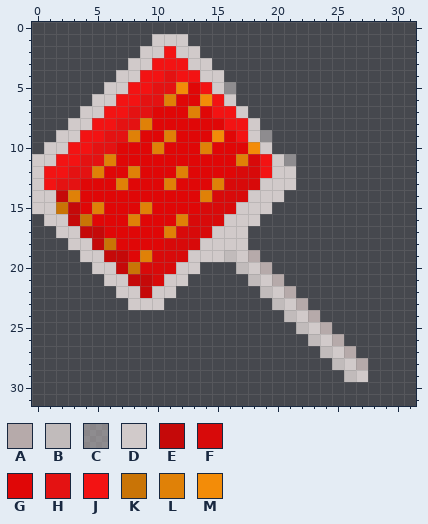
One commit to this pixel-art sprite: Resources/Textures/_Goobstation/Objects/Consumable/Food/lollypop.rsi/lollypop-wrapped.png. Above is the file before it was changed.
The file is 32x32 pixels. Colours within 5 levels of each other are drawn and written as one.
Palette (. is transparent): A #b6aaaa  B #c1bbbb  C #d1caca85  D #d1caca  E #c50909  F #d80a0a  G #e00707  H #e41212  J #f31313  K #c97406  L #e08107  M #f38c08
Pixels before, first column x 0:
 1 ..........DDD...............
 2 .........DDJDD..............
 3 ........DDJJJDD.............
 4 .......DDJJHJJDD............
 5 ......DDJJHHMGJDC...........
 6 .....DDJJHHLGGMJD...........
 7 ....DDJJHHGGGLGJJD..........
 8 ...DDJJHHLGGGGGGJJD.........
 9 ..DDJJHHLGGLGGGMGJDC........
10 .DDJJHHGGGLGGGLGGGMD........
11 DDJJHHLGGGGGGGGGGLFJDC......
12 DJJHHLGGLGGGLGGGGFFJDD......
13 DJHHGGGLGGGLGGGLFFFDDD......
14 DDELGGGGGGGGGGLFFFDDD.......
15 DDKEGLGGGLGGGGFFFDDD........
16 .DDEKGGGLGGGLFFFDDD.........
17 ..DDEEGGGGGLFFFDDD..........
18 ...DDEKGGGGFFFDDDD..........
19 ....DDEEGLFFFDDDBDA.........
20 .....DDEKFFFDD...BDA........
21 ......DDEEFDD.....BDA.......
22 .......DDEDD.......BDA......
23 ........DDD.........BDA.....
24 .....................BDA....
25 ......................BDA...
26 .......................BDA..
27 ........................BDA.
28 .........................BDA
29 ..........................BD
After the commit:
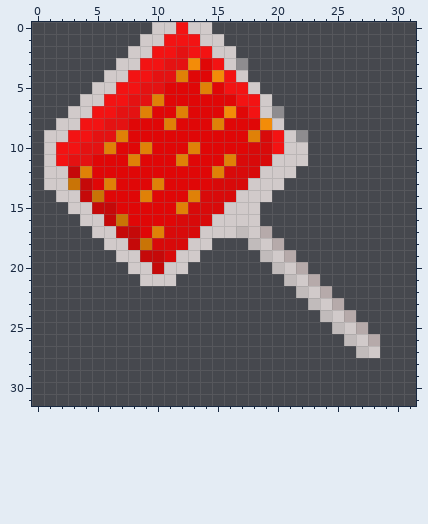
What changed:
Changed rows in their new state; - is an unchanged pixel.
first column x 0:
 0 ----------DDJDD--------------
 1 ---------D-JJJDD-------------
 2 --------D-J-HJJDD------------
 3 -------D-J-HHMGJDC-----------
 4 ------D-J-H-LGGMJD-----------
 5 -----D-J-H-GG-LGJJD----------
 6 ----D-J-H-LG--GGGJJD---------
 7 ---D-J-H-L--LG-GMGJDC--------
 8 --D-J-H-GG-L---LGGGMD--------
 9 -D-J-H-LG--G---G-GLFJDC------
10 --J-H-L--LG--LG---FFJDD------
11 .--H-GG-L---L---LF-F-DD------
12 .DDELG--G---G--LF--D---------
13 .DDKE-LG--LG---F--D--.-------
14 ..DDEK---L---LF--D--.--------
15 ...DDEE--G--LF--D--.---------
16 -...DDEKG---F--D-------------
17 --...DDEE-LF--D--BDA---------
18 ---...DDEKF--D-...BDA--------
19 ----...DDEE-D-.....BDA-------
20 -----...DDED-.---...BDA------
21 ------...DD-.-----...BDA-----
22 -------.....-------...BDA----
23 --------...---------...BDA---
24 ---------------------...BDA--
25 ----------------------...BDA-
26 -----------------------...BDA
27 ------------------------...BD
28 -------------------------...-
29 --------------------------..-
